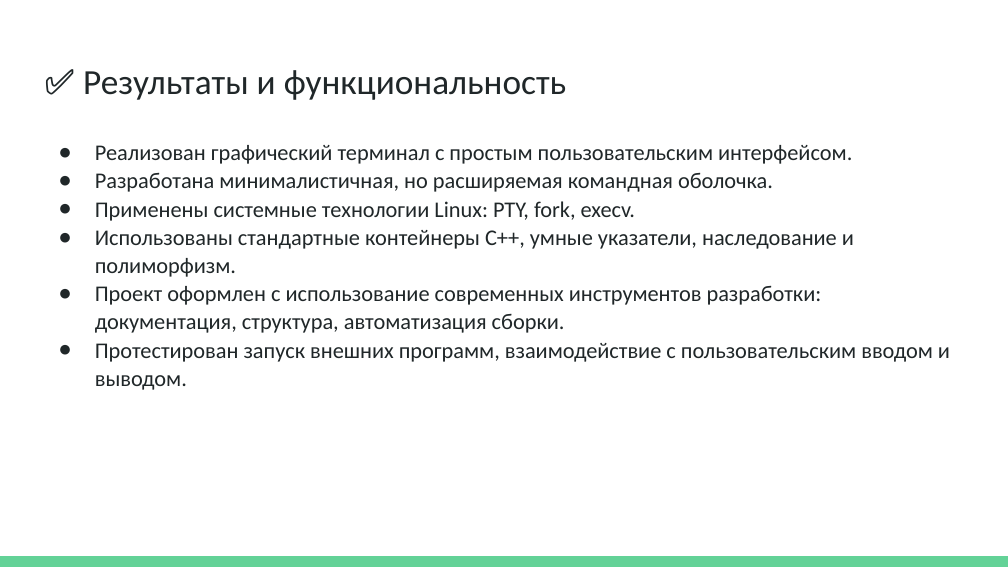
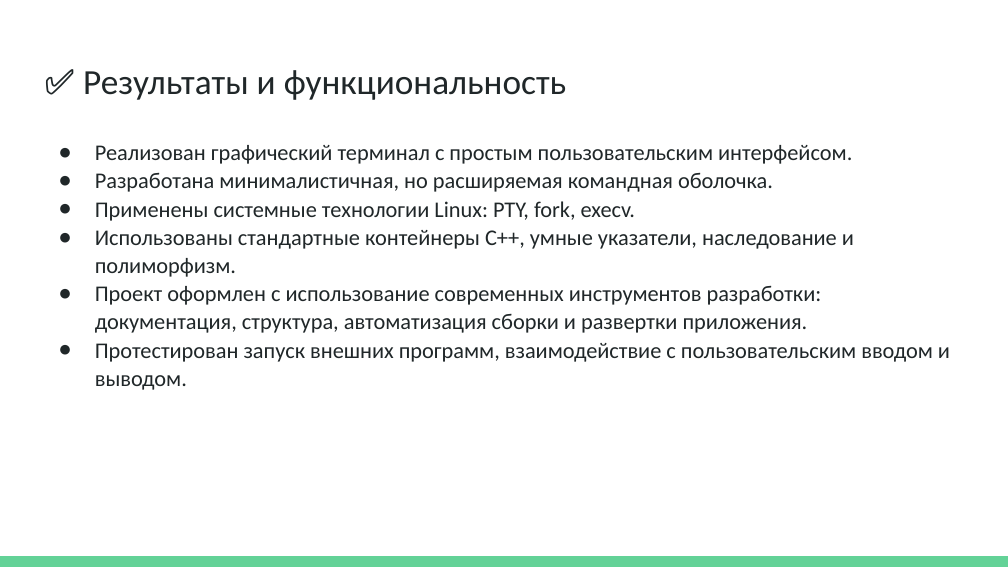
Before and after one commit to khmelnitskiianton/terminal-emulator, a slide deck: slide 6 of .media/project.pptx. Drawn at 1008x567 pixels with LibreOffice and Linux fonts; fonts in the diff are those of the drawing. Boxes give left, top, right and bottom in pixels: in the first picture for what was removed or moved away, otherwise in the second. Text is boxed around its words. In the diff, an @@ line names an element or a change of style, - is before the commit and + after.

```diff
--- a/.media/project.pptx
+++ b/.media/project.pptx
@@ text at (95, 286, 822, 333): text changed @@
-● Проект оформлен с использование современных инструментов разработки: документация, структура, автоматизация сборки.
+● Проект оформлен с использование современных инструментов разработки: документация, структура, автоматизация сборки и развертки приложения.
```
Also in this commit, not shown: 2 other slides changed, 3 other files.
